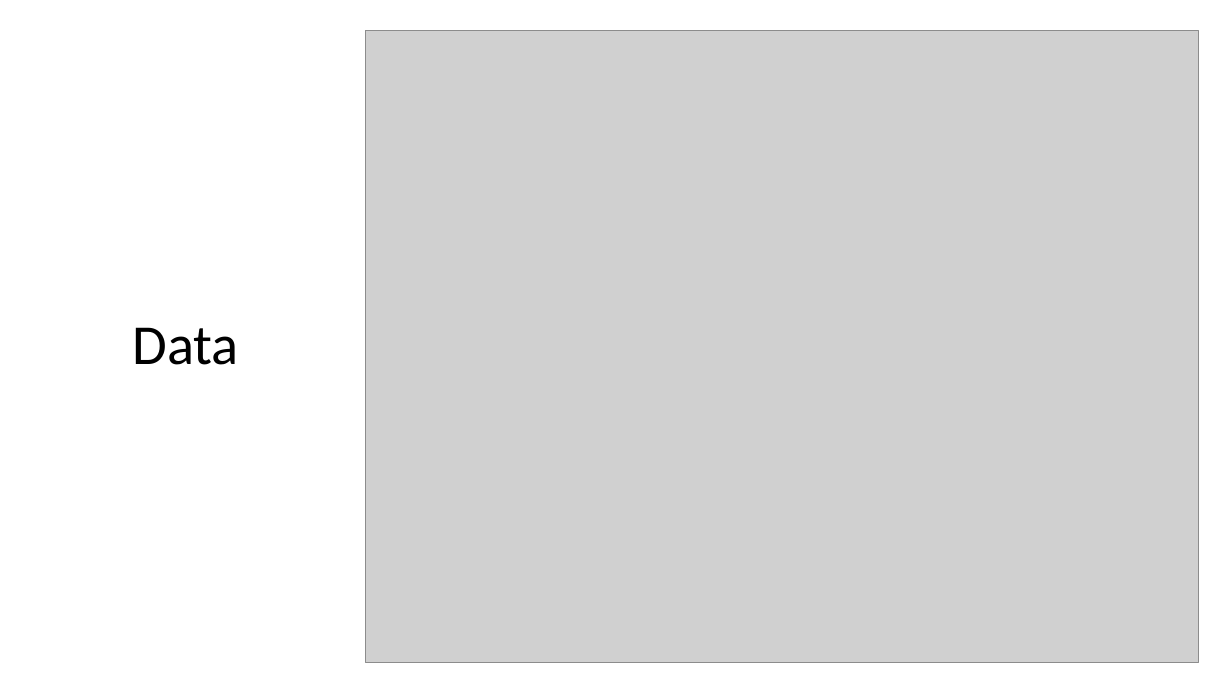
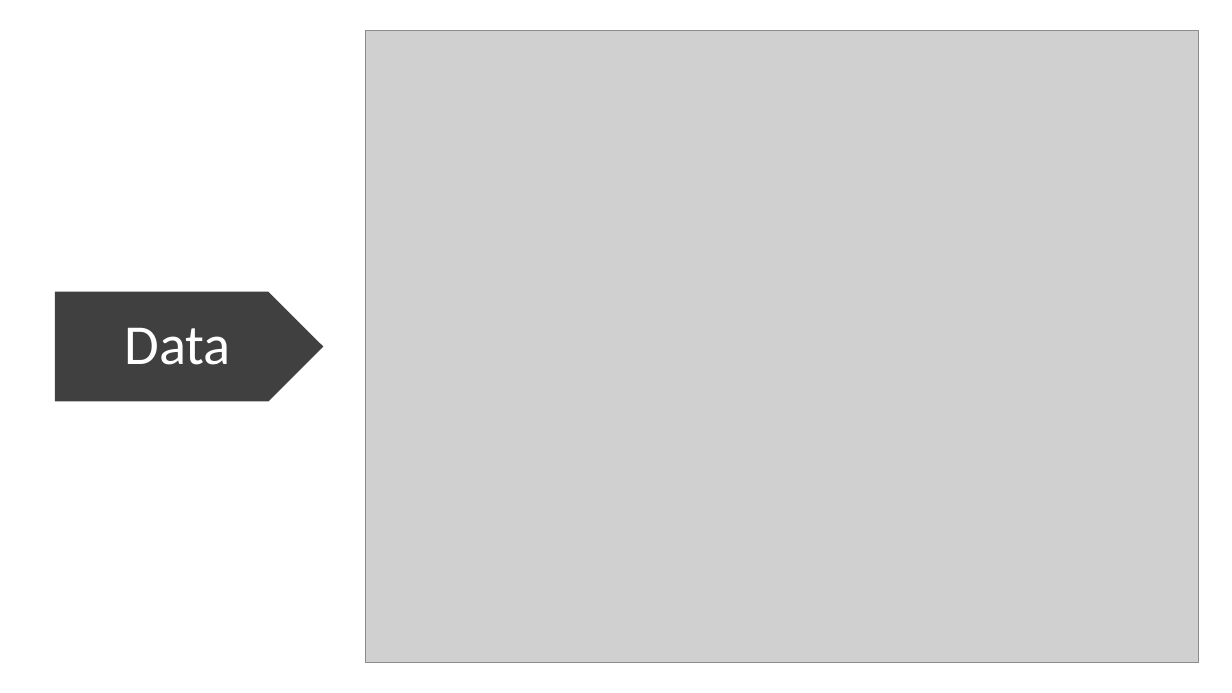
Before and after one commit to cherryyingzizhang/msci446, a slide deck: slide 5 of presentation/oralpresentation.pptx. Drawn at 1232x693 pixels with LibreOffice and Linux fonts; fonts in the diff are those of the drawing; grey boxes stand for pictures. Boxes give left, top, right and bottom in pixels: in the first picture for what was removed or moved away, otherwise in the second. Text is boxed around its words. In the diff, an @@ line names an element or a change of style, - is before the commit and + after.

```diff
--- a/presentation/oralpresentation.pptx
+++ b/presentation/oralpresentation.pptx
@@ pentagon arrow added at (55,292,323,402), fill #404040 @@
@@ title "Data": place and size @@
-title "Data" at (132,327,239,365)
+title "Data" at (124,327,231,365)
@@ title "Data" at (124,327,231,365): text colour #000000 to #FFFFFF @@
```
Also in this commit, not shown: 2 other slides changed, 1 slide added, 11 other files.
